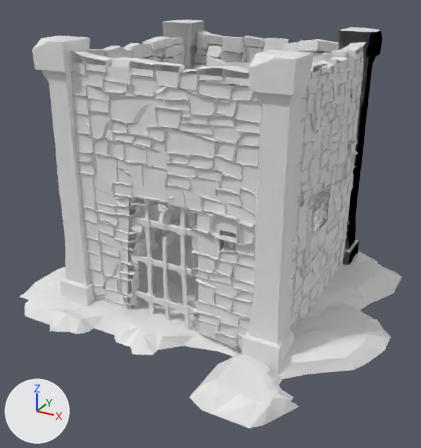
Before and after pictures for a commit that changed the FBX model GearController/Assets/art/3d/model/scene.FBX.
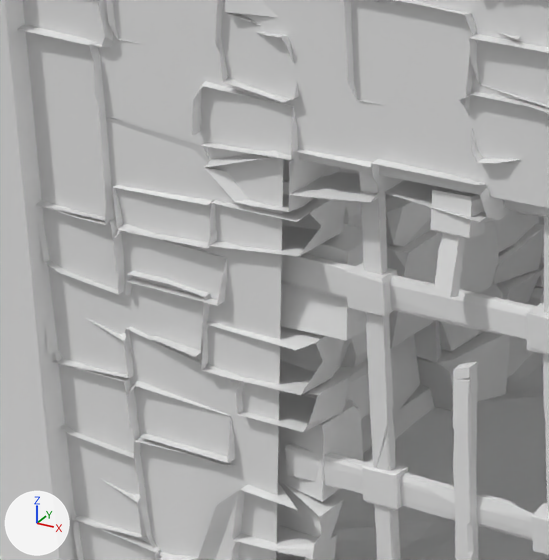
Old and new are each drawn whole from a 50 mm lens placed at (6.44, -12.24, 7.81), pointed at (0.04, -0.59, 1.99) and again close up on the part from 17% to 43% of the width and 37% to 62% of the height. Arrows for +X, +Y and +Z are at lower left; the lights stay in place. Materials are left out; every surface is plain grey. Where no turn or scale is listed for an object, it has been applied to the vertices. Vertices at the same position are counted once.

The first close-up shows 'Bars', 'Ground', 'Pillar_004', 'wall_jail'.
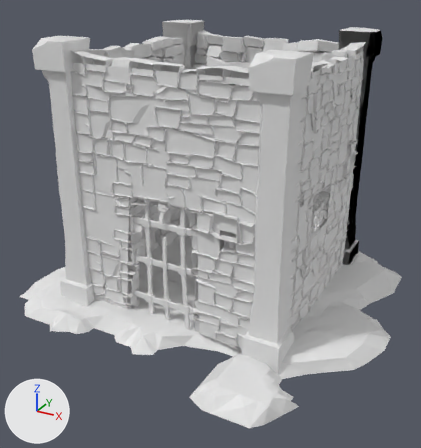
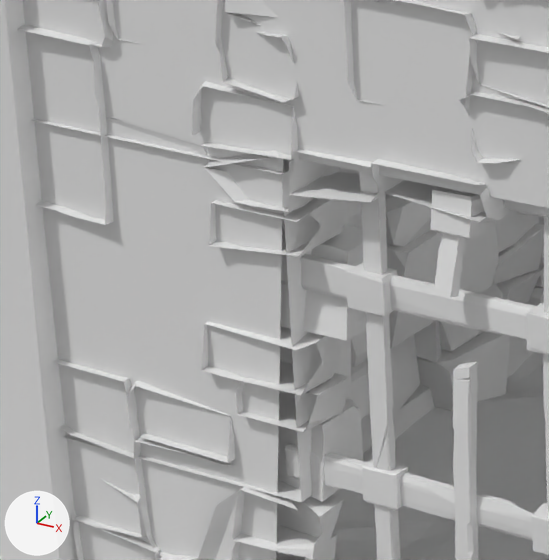
Boxes (x1, y1, x2, y2) around the edits, measured in the close-ups (549 x 560 px):
```json
{"part": 1, "of": "me_mesh_002", "change": "deleted", "before": [38, 185, 233, 385]}
{"part": 2, "of": "me_mesh_002", "change": "added", "after": [31, 119, 351, 502]}
```

The change, as JSON lines over the scene's bpy script:
```json
{"block": "me_mesh_002", "where": "# used by ob_wall_jail; location = (0.0, 0.0, 0.0)"}
{"op": "remove", "block": "me_mesh_002", "code": "me_mesh_002.from_pydata(...)  # 10129 vertices, 14688 faces; spans x -2.72..2.85, y -2.81..3.28, z 0.08..6.26"}
{"op": "add", "block": "me_mesh_002", "code": "me_mesh_002.from_pydata(...)  # 10114 vertices, 14600 faces; spans x -2.72..2.85, y -2.81..3.28, z 0.08..6.26"}
{"block": "me_mesh_002", "change": "me_mesh_002 part 1: 7 loose pieces with 117 vertices, spanning x -2.26..-1.15, y -2.76..-2.33, z 1.94..3.0, are deleted"}
{"block": "me_mesh_002", "change": "me_mesh_002 part 2"}
{"block": "me_mesh_002", "change": "76 vertices are added at x -2.25..2.53, y -2.7..-0.64, z 1.14..4.02"}
{"block": "me_mesh_002", "change": "67 new faces join them"}
```
